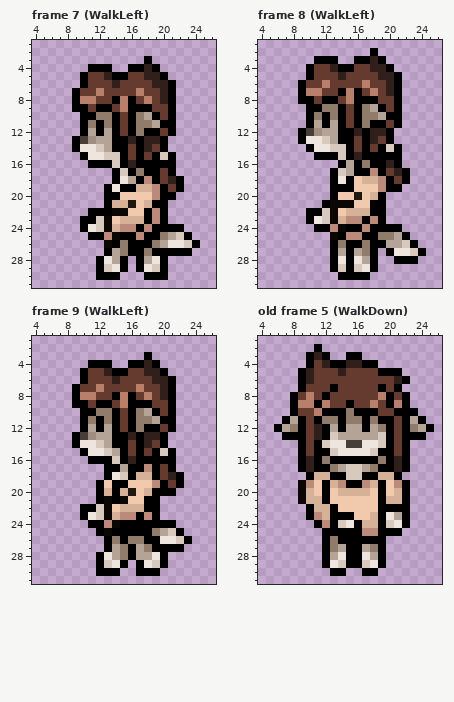
A pixel-art file gets an edit: art/OV/Mira/FlameWalk.ase. Above: the version before the commit.
32x32 pixels, 12 frames. Colours within 5 levels of each other are drawn and written as one. Shown: frame 7 (WalkLeft): x 4..26, y 1..31; frame 8 (WalkLeft): x 4..26, y 1..31; frame 9 (WalkLeft): x 4..26, y 1..31; old frame 5 (WalkDown): x 4..26, y 1..31. The commit also changed other frames, which this record leaves out.
And afterwards:
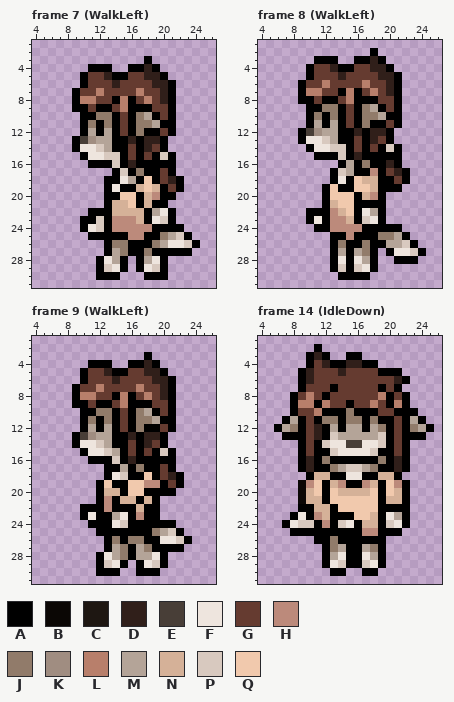
Palette (. is transparent): A #000000  B #0b0705  C #1e1712  D #301f1a  E #483e37  F #eee5de  G #653b30  H #bc8a7b  J #917b6a  K #a08d81  L #b87f6b  M #b4a498  N #d5b198  P #d8c9bf  Q #f1c9ad
A new or re-ordered frame is compared with the old frame closest to it.
Edits made:
frames 12 -> 51
layer "Layer 2" added
--- frame 7 (WalkLeft), layer "Layer 1"
@@ x 11..23 @@
 17 ...APAJAAGA..
-18 ...AFMAHAGDA.
-19 ..AFAANNHAGA.
-20 ..AAQQQQHAA..
-21 ..ANNCQNAA...
-22 AAABBQQAHA...
-23 APBQNNNAHA...
-24 FPBNHHAHAAAA.
-25 AAHBAAHAAJMPA
-26 ..BAJAAAJMFFP
+18 ..AAFMAQAGDA.
+19 ..AFAANQNAGA.
+20 ..AAQQANHAA..
+21 ..ANNQANAA...
+22 AAANNNNAMFA..
+23 APAHHHNAFPA..
+24 FPAHHHHHAAAA.
+25 AAAAAHHAAJMPA
+26 ..AJJAAAJMFFP
 27 ..AMJAAJAAAAA
--- frame 8 (WalkLeft), layer "Layer 1"
@@ x 10..21 @@
 17 ...APMAAHAGD
-18 ...AFAQNNHAG
-19 ...AAAQQQHAA
-20 ...AQQCQNA..
-21 ..ABBBQQAA..
-22 AAPBQNNNAA..
-23 AFPBNHHAHA..
-24 .AAHBAAHAAAA
-25 ...BAHHAAJJM
+18 ...AFAQNNAAG
+19 ..AQAAQQNAAA
+20 ..AQQQANHA..
+21 ..ANQQAAAA..
+22 AAAHNQAFMA..
+23 AFAHHNAPFA..
+24 .AAHHHHAAAAA
+25 ...AAHAAAJJM
 26 ...AJAAJAAMM
--- frame 9 (WalkLeft), layer "Layer 2"
@@ x 10..20 @@
 16 .AAAPADAAAA
-17 ...AAMAAHAG
-18 ...AFPANNAG
-19 ..AQAAQQQHA
-20 ..ANANCQNAA
-21 ..ABABQQAA.
-22 AAPBQNNNAA.
-23 AFPBNHHAHA.
-24 .AAHBAAAAAA
-25 ..ABAAAAAJM
+17 ...AAMAJAAG
+18 ...AFPAAQAG
+19 ..AQAAQQHHA
+20 ..ANNAQQAAA
+21 ..AHANNANA.
+22 AAAHAAANAA.
+23 AFAAMFAHAA.
+24 .AAAFPAAAAA
+25 ..AAAAAAAJM
 26 ...AJAJJAAF
--- frame 14 (IdleDown) is new; against old frame 5 (WalkDown), layers "Layer 2", "Layer 1"
@@ x 13..18 @@
 17 JMPPMJ
-18 AAPPAA
+18 AAFFAA
 19 NHAAHN
@@ x 5..13 @@
 21 ....BNNAQ
-22 .....ANNA
-23 .....AHNA
-24 ......AHA
-25 .......AA
-26 .......AJ
+22 ....AANNA
+23 ...AFAHNA
+24 ..AFPPAHA
+25 ...AAAAAA
+26 ......AAJ
 27 .......AJ
